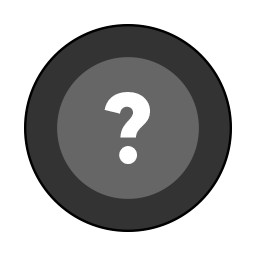
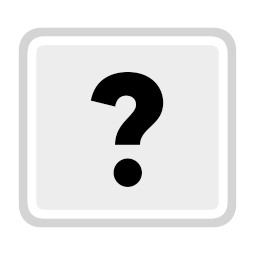
Before/after of a (256, 256) layered artwork. What changed in the layer stack:
painted on "?" over [90, 71, 164, 187]
painted on "Vector Smart Object" over [18, 24, 237, 232]
